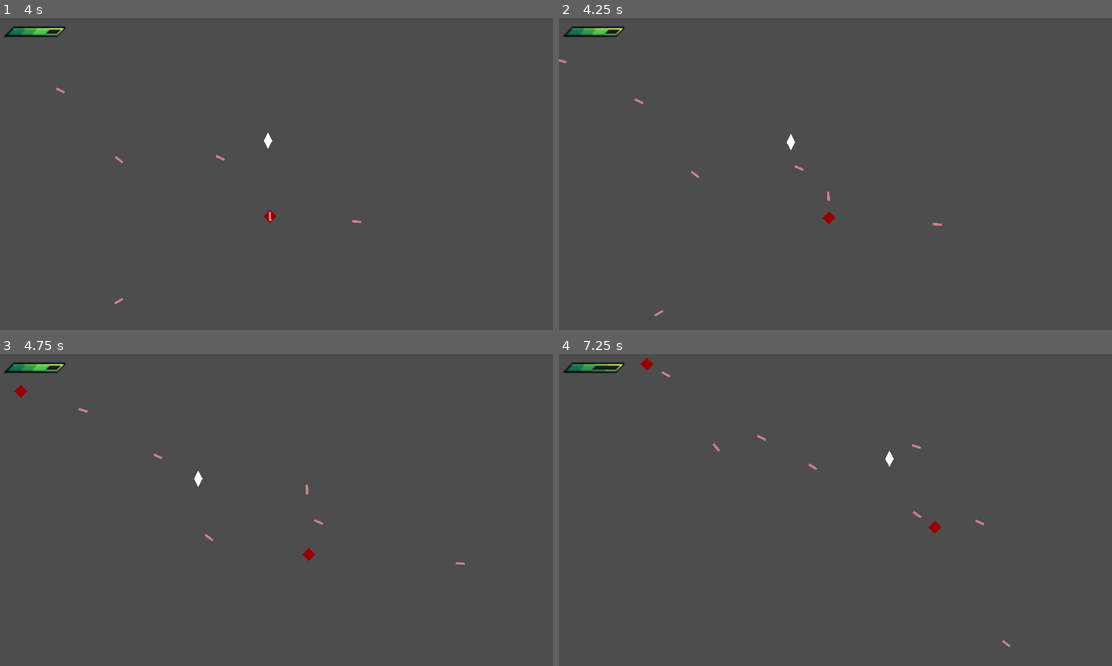
Above: before the commit, frames 1-4 (two rows, left to right).
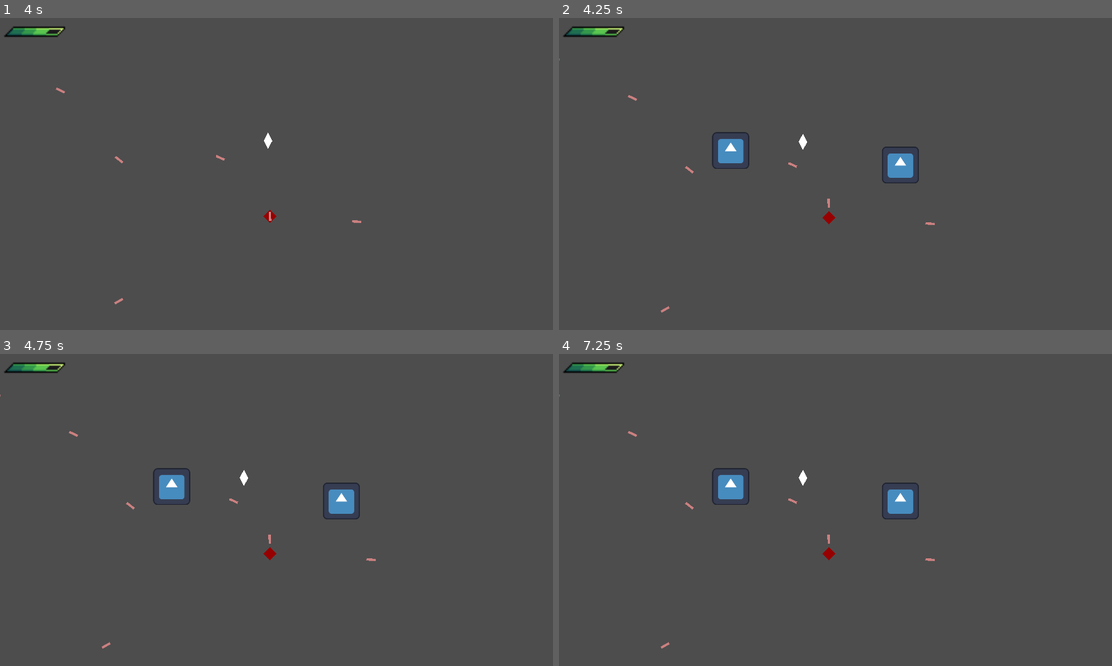
Above: after the commit, the same moments.

Repository: SytonK/DodgeMaster
Game: Godot game, scene res://src/levels/sandbox/sandbox.tscn
Two runs of this game, one before a commit and one after it. Both use one fixed random seed, a clock stepped at 60 frames per second and the inputs below. The engine's default icon, where the game draws it, is replaced by a stand-in: a white triangle on a blue panel in a dark square.
Inputs:
- Up to frame 1 (4 s): tap Enter at 0.5 s; hold Right (move_right) 0.53-1.28 s; hold Down (move_down) 1.28-2.03 s; hold Right (move_right) 2.03-2.78 s; hold Up (move_up) 2.78-3.53 s; hold Left (move_left) from 3.53 s (still down)
- Up to frame 2 (4.25 s): keep holding Left (move_left); tap P (pause, bound only after the commit) at 4.15 s
- Up to frame 3 (4.75 s): keep holding Left (move_left)
- Up to frame 4 (7.25 s): release Left (move_left) at 5.03 s; hold Down (move_down) 5.03-5.78 s; hold Right (move_right) 5.78-6.53 s; hold Up (move_up) from 6.53 s (still down)

Frame 1 is identical in both runs. In frame 2, 1.2% of the frame differs, in the area x 0-70%, y 12-96%; in frame 3, 1.3%; in frame 4, 1.4%, in the area x 0-82%, y 1-95%.

Commit message:
PauseMenu/toggle pause with pause key

Diff:
--- a/project.godot
+++ b/project.godot
@@ -54,6 +54,12 @@
 , Object(InputEventKey,"resource_local_to_scene":false,"resource_name":"","device":-1,"window_id":0,"alt_pressed":false,"shift_pressed":false,"ctrl_pressed":false,"meta_pressed":false,"pressed":false,"keycode":0,"physical_keycode":68,"key_label":0,"unicode":100,"echo":false,"script":null)
 ]
 }
+pause={
+"deadzone": 0.5,
+"events": [Object(InputEventKey,"resource_local_to_scene":false,"resource_name":"","device":-1,"window_id":0,"alt_pressed":false,"shift_pressed":false,"ctrl_pressed":false,"meta_pressed":false,"pressed":false,"keycode":0,"physical_keycode":80,"key_label":0,"unicode":112,"echo":false,"script":null)
+, Object(InputEventKey,"resource_local_to_scene":false,"resource_name":"","device":-1,"window_id":0,"alt_pressed":false,"shift_pressed":false,"ctrl_pressed":false,"meta_pressed":false,"pressed":false,"keycode":0,"physical_keycode":4194305,"key_label":0,"unicode":0,"echo":false,"script":null)
+]
+}
 
 [layer_names]
 
--- /dev/null
+++ b/src/UI/menus/pause menu/pause_menu.gd
@@ -0,0 +1,11 @@
+extends Control
+
+
+@export var is_active: bool = true
+
+
+func _input(event: InputEvent) -> void:
+	if event.is_action_pressed("pause"):
+		print('lama')
+		visible = !visible
+		get_tree().paused = !get_tree().paused
--- /dev/null
+++ b/src/UI/menus/pause menu/pause_menu.tscn
@@ -0,0 +1,24 @@
+[gd_scene load_steps=3 format=3 uid="uid://cj2p72vwf0erl"]
+
+[ext_resource type="Script" path="res://src/UI/menus/pause menu/pause_menu.gd" id="1_kxxqt"]
+[ext_resource type="Texture2D" uid="uid://dy4sumggi2mhb" path="res://icon.svg" id="1_v48ho"]
+
+[node name="PauseMenu" type="Control"]
+process_mode = 3
+visible = false
+layout_mode = 3
+anchors_preset = 15
+anchor_right = 1.0
+anchor_bottom = 1.0
+grow_horizontal = 2
+grow_vertical = 2
+script = ExtResource("1_kxxqt")
+
+[node name="Icon" type="Sprite2D" parent="."]
+position = Vector2(594, 459)
+texture = ExtResource("1_v48ho")
+
+[node name="Icon2" type="Sprite2D" parent="."]
+process_mode = 3
+position = Vector2(1181, 509)
+texture = ExtResource("1_v48ho")
--- a/src/levels/level.gd
+++ b/src/levels/level.gd
@@ -3,8 +3,10 @@
 
 
 @onready var game_over_menu: Control = $CanvasLayer/GameOverMenu
+@onready var pause_menu: Control = $CanvasLayer/PauseMenu
 
 
 func _on_player_game_over() -> void:
 	game_over_menu.visible = true
 	get_tree().paused = true
+	pause_menu.process_mode = Node.PROCESS_MODE_DISABLED
--- a/src/levels/sandbox/sandbox.tscn
+++ b/src/levels/sandbox/sandbox.tscn
@@ -1,9 +1,10 @@
-[gd_scene load_steps=6 format=3 uid="uid://ts75na1sexux"]
+[gd_scene load_steps=7 format=3 uid="uid://ts75na1sexux"]
 
 [ext_resource type="Script" path="res://src/levels/level.gd" id="1_epejh"]
 [ext_resource type="TileSet" uid="uid://c21s16q86co5l" path="res://src/levels/tilemap.tres" id="1_jik7w"]
 [ext_resource type="PackedScene" uid="uid://ckbasmycborlx" path="res://src/player/player.tscn" id="2_an105"]
 [ext_resource type="PackedScene" uid="uid://b1cglv8tw21rv" path="res://src/UI/menus/game over menu/game_over_menu.tscn" id="3_ob1bf"]
+[ext_resource type="PackedScene" uid="uid://cj2p72vwf0erl" path="res://src/UI/menus/pause menu/pause_menu.tscn" id="4_2vequ"]
 [ext_resource type="PackedScene" uid="uid://544n3vs8058" path="res://src/enemies/towers/target player tower/target_player_tower.tscn" id="4_llhi8"]
 
 [node name="Sandbox" type="Node2D"]
@@ -14,6 +15,8 @@
 [node name="CanvasLayer" type="CanvasLayer" parent="."]
 
 [node name="GameOverMenu" parent="CanvasLayer" instance=ExtResource("3_ob1bf")]
+
+[node name="PauseMenu" parent="CanvasLayer" instance=ExtResource("4_2vequ")]
 
 [node name="TileMap" type="TileMap" parent="."]
 tile_set = ExtResource("1_jik7w")
